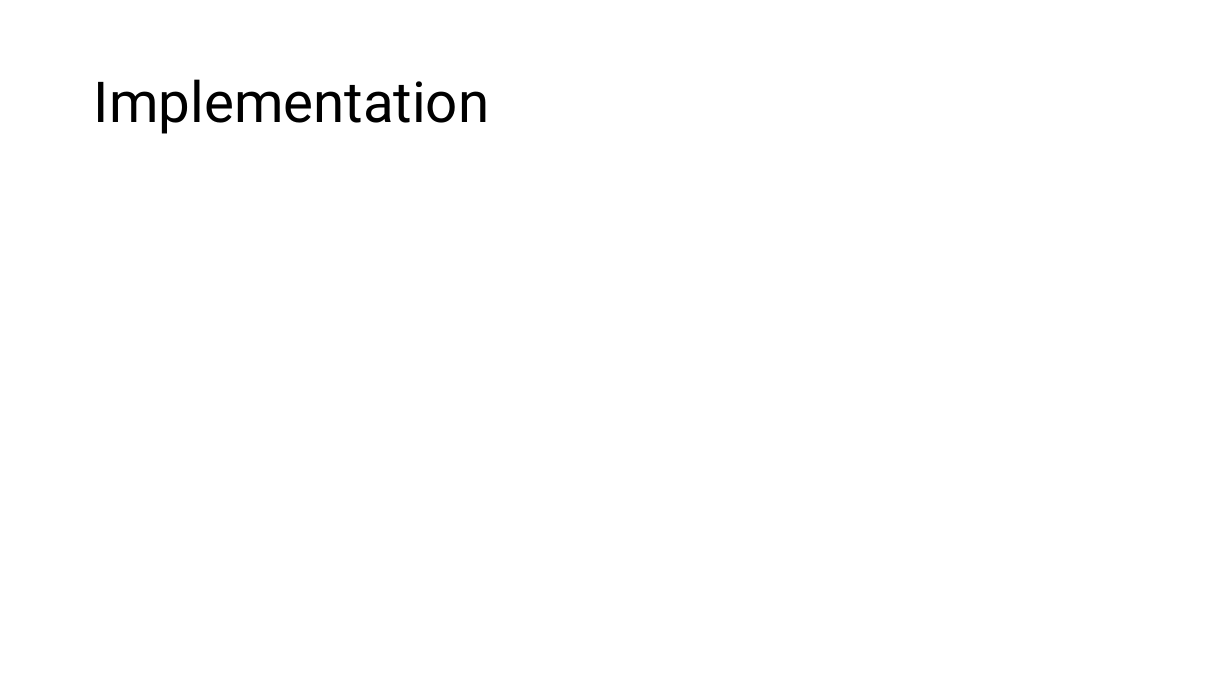
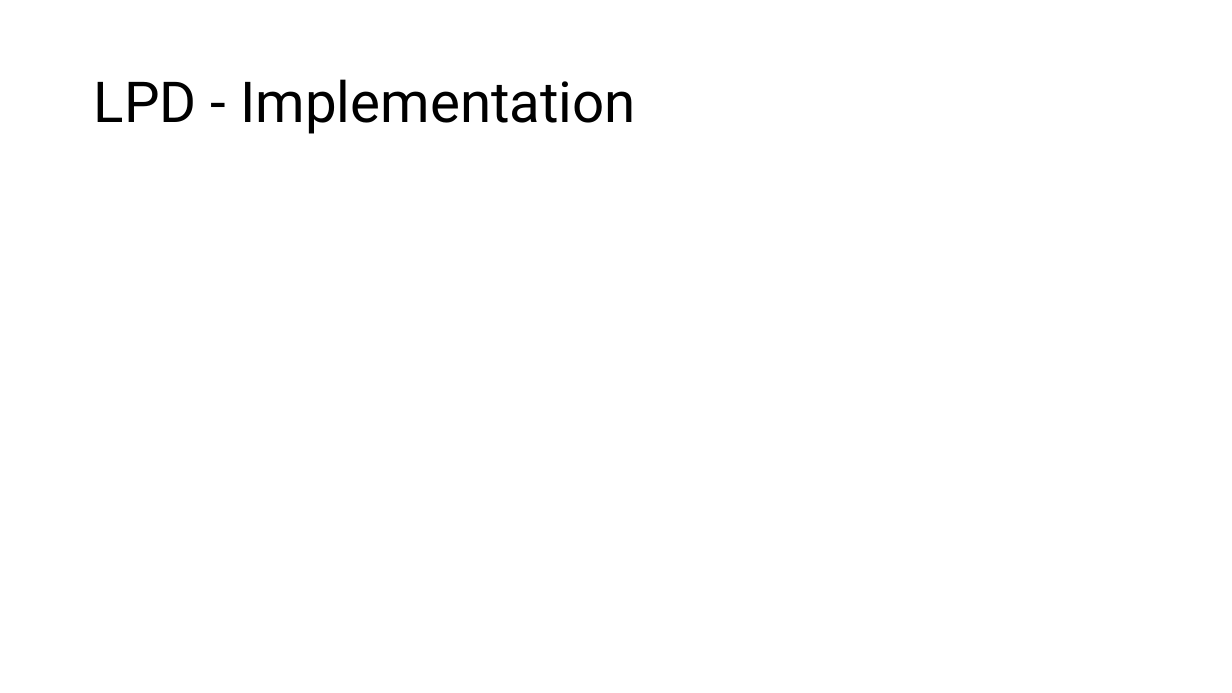
Before and after one commit to GiuseppeSpathis/TomographicReconstruction, a slide deck: slide 11 of documents/Presentation.pptx. Drawn at 1232x693 pixels with LibreOffice and Linux fonts; fonts in the diff are those of the drawing. Boxes give left, top, right and bottom in pixels: in the first picture for what was removed or moved away, otherwise in the second. Text is boxed around its words. In the diff, an @@ line names an element or a change of style, - is before the commit and + after.

```diff
--- a/documents/Presentation.pptx
+++ b/documents/Presentation.pptx
@@ title at <box>94,79,635,134</box>: text changed @@
-Implementation
+LPD - Implementation
```
Also in this commit, not shown: 7 other slides changed, 2 slides added, 2 slides removed, 2 other files.
